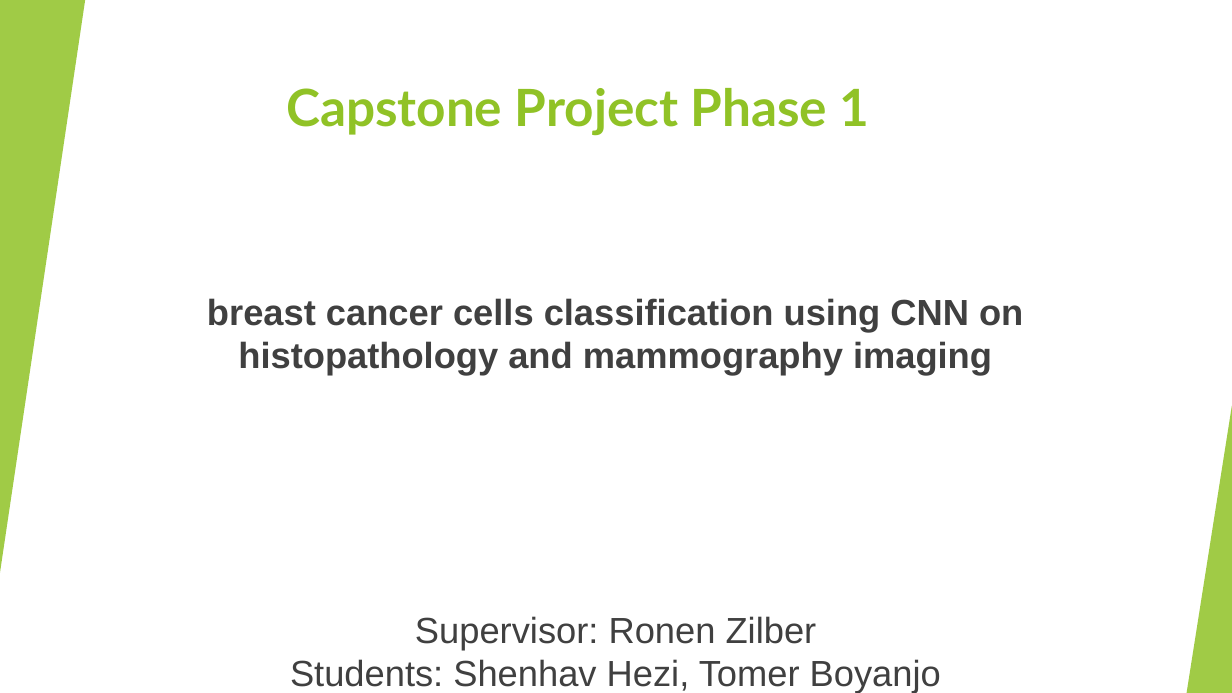
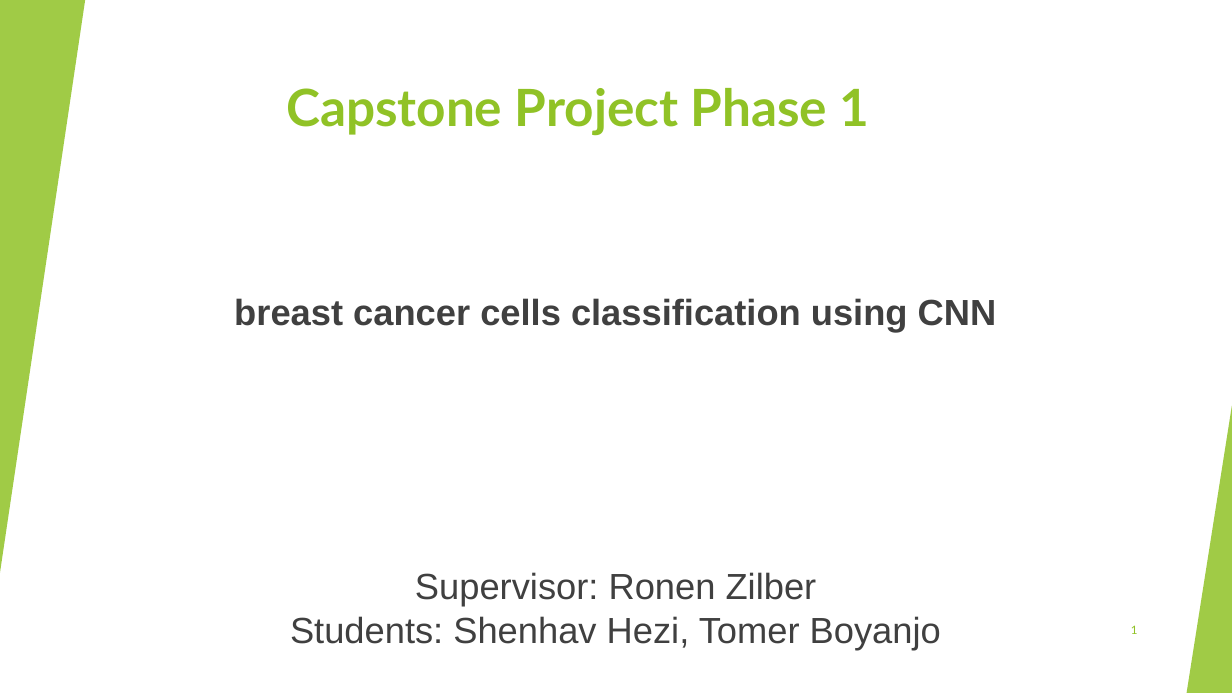
Before and after one commit to Shenhav26/Final_project, a slide deck: slide 1 of capstone project phase A.pptx. Drawn at 1232x693 pixels with LibreOffice and Linux fonts; fonts in the diff are those of the drawing. Boxes give left, top, right and bottom in pixels: in the first picture for what was removed or moved away, otherwise in the second. Text is boxed around its words. In the diff, an @@ line names an element or a change of style, - is before the commit and + after.

```diff
--- a/capstone project phase A.pptx
+++ b/capstone project phase A.pptx
@@ text at <box>234,298,997,332</box>: text changed @@
-breast cancer cells classification using CNN on histopathology and mammography imaging
+breast cancer cells classification using CNN
@@ page number added at <box>1131,625,1138,634</box>, 9 pt, text #90C226 @@
+1
```
Also in this commit, not shown: 15 other slides changed, 3 slides added.
